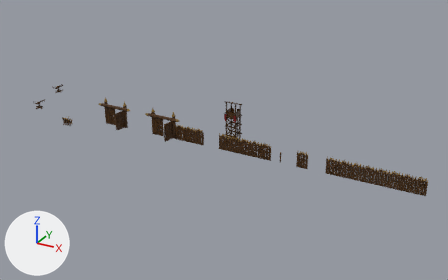
Two versions of the Blender file Blender_Models/Models/Enviroment/Buildings/Defense/Defense.blend, one commit apart.
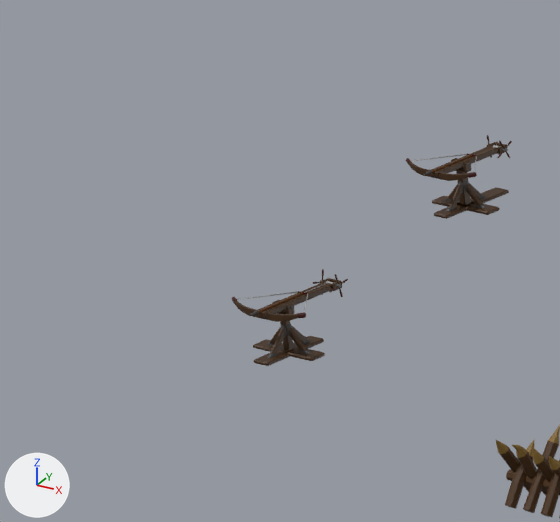
Each version appears first whole from a camera (50 mm lens) standing at (38.6, -98.7, 51.5) and looking at (-17.9, 4.1, 0.1), and next in a close-up on the part from 2% to 15% of the width and 25% to 45% of the height. Every picture has the same lights, and +X, +Y and +Z are marked at lower left.

Objects in the first close-up: 'Ballista_Arrow', 'Ballista_Bow', 'Ballista_Bow.001', 'Ballista_Foot', 'Circle.037', 'Cube.008'.
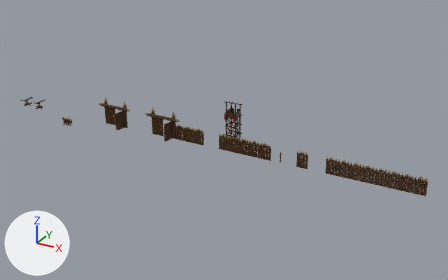
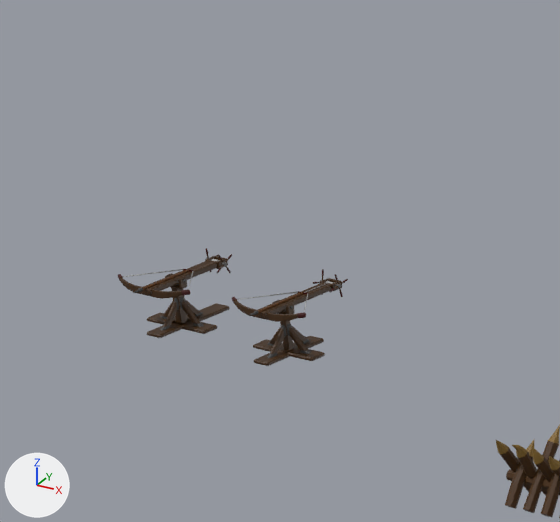
Boxes [x1, y1, x2, y2] around the edits, measured in the close-ups (560 x 522 px):
'Ballista_Foot', moved: before [432, 158, 509, 219]; after [147, 273, 230, 338]
'Ballista_Bow', moved: before [406, 142, 508, 181]; after [118, 256, 228, 299]
'Ballista_Arrow', moved: before [423, 154, 472, 175]; after [133, 270, 189, 293]
'Ballista_Bow.001', moved: before [485, 135, 512, 158]; after [204, 248, 232, 273]

Diff of the bpy script that builds the scene:
```diff
--- a/Blender_Models/Models/Enviroment/Buildings/Defense/Defense.blend.py
+++ b/Blender_Models/Models/Enviroment/Buildings/Defense/Defense.blend.py
@@ ob_ballista_bow @@
 ob_ballista_bow = bpy.data.objects.new('Ballista_Bow', me_cube_025)
-ob_ballista_bow.location = (-68.88, 10.78, 1.28)
+ob_ballista_bow.location = (-68.88, 0.14, 1.28)
 ob_ballista_bow.scale = (1.01, 0.177, 1.01)
@@ ob_ballista_arrow @@
 ob_ballista_arrow = bpy.data.objects.new('Ballista_Arrow', me_circle_026)
-ob_ballista_arrow.location = (-68.88, 10.78, 1.28)
+ob_ballista_arrow.location = (-68.88, 0.14, 1.28)
 ob_ballista_arrow.rotation_euler = (-1.571, -1.571, 0.0)  # degrees (-90, -90, 0)
@@ ob_ballista_foot @@
 ob_ballista_foot = bpy.data.objects.new('Ballista_Foot', me_cube_019)
-ob_ballista_foot.location = (-68.88, 10.78, 0.07)
+ob_ballista_foot.location = (-68.88, 0.14, 0.07)
@@ ob_ballista_bow_001 @@
 ob_ballista_bow_001 = bpy.data.objects.new('Ballista_Bow.001', me_cube_001)
-ob_ballista_bow_001.location = (-68.88, 10.78, 1.28)
+ob_ballista_bow_001.location = (-68.88, 0.14, 1.28)
 ob_ballista_bow_001.scale = (1.01, 0.177, 1.01)
```
